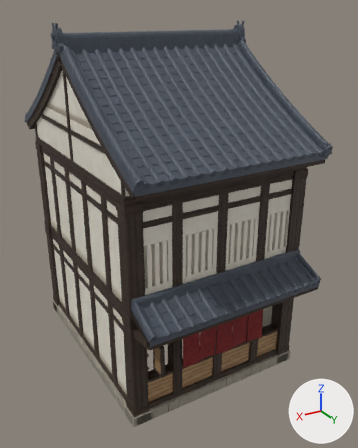
Before and after pictures for a commit that changed the FBX model assets/Phase1/Buildings/HO_Bldg_Machiya_C.fbx.
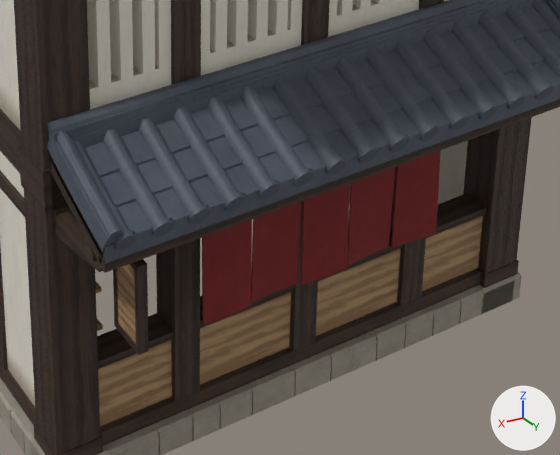
Old and new are each drawn whole from a camera (50 mm lens) standing at (20.7, 37.7, 30.8) and looking at (-0.9, 1.6, 12.8) and again close up on the part from 32% to 85% of the width and 58% to 92% of the height. Arrows for +X, +Y and +Z are at lower right; the lights stay in place. The last two pictures show the newer version. Where no turn or scale is listed for an object, it has been applied to the vertices. Vertices at exactly the same position are counted once.

The first close-up shows 'HO_Bldg_Machiya_C_Front', 'HO_Bldg_Machiya_C_Interior', 'HO_Bldg_Machiya_C_SignFace', 'HO_Bldg_Machiya_C_Structure'.
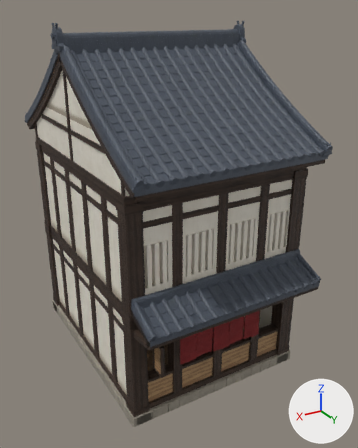
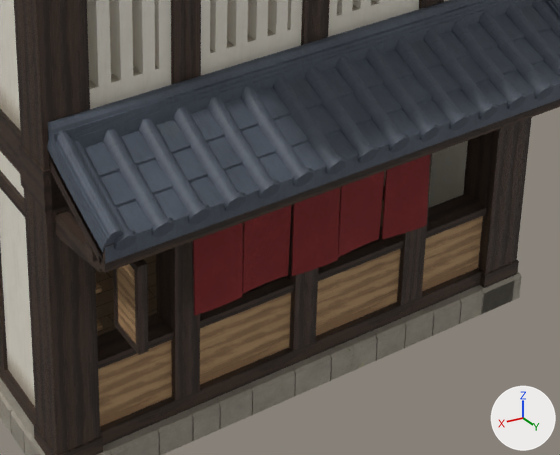
The newer file is also turned or shifted as a whole; pictures and numbers use the older file's frame.

Changed parts and their boxes (x1, y1, x2, y2) in the close-ups (560 x 455 px; the box of a moved part takes in the faces that stretch with it):
```json
{"object": "HO_Bldg_Machiya_C_Interior", "change": "reshaped", "before": [95, 280, 103, 331], "after": [95, 187, 384, 336], "on screen": "mostly hidden"}
{"part": 1, "of": "me_ho_bldg_machiya_c_front", "change": "moved or reshaped", "before": [202, 150, 441, 325], "after": [193, 154, 430, 315]}
{"part": 2, "of": "me_ho_bldg_machiya_c_interior", "change": "built on", "after": [95, 187, 384, 336], "on screen": "mostly hidden"}
```

Edits to the scene script, one JSON object a line:
```json
{"op": "add", "block": "img_ho_t_earth_packed_roughness_png", "code": ["img_ho_t_earth_packed_roughness_png = load_image('HO_T_Earth_Packed_Roughness.png', '../../../textures/Earth_Packed/HO_T_Earth_Packed_Roughness.png', 1024, 1024, 'Non-Color')"]}
{"op": "add", "block": "img_ho_t_earth_packed_color_png", "code": ["img_ho_t_earth_packed_color_png = load_image('HO_T_Earth_Packed_Color.png', '../../../textures/Earth_Packed/HO_T_Earth_Packed_Color.png', 1024, 1024, 'sRGB')"]}
{"op": "add", "block": "img_ho_t_earth_packed_metalness_png", "code": ["img_ho_t_earth_packed_metalness_png = load_image('HO_T_Earth_Packed_Metalness.png', '../../../textures/Earth_Packed/HO_T_Earth_Packed_Metalness.png', 1024, 1024, 'Non-Color')"]}
{"op": "add", "block": "mat_ho_m_earth_packed", "code": ["mat_ho_m_earth_packed = bpy.data.materials.new('HO_M_Earth_Packed')", "# uses the picture img_ho_t_earth_packed_color_png", "# uses the picture img_ho_t_earth_packed_metalness_png", "# uses the picture img_ho_t_earth_packed_roughness_png"]}
{"block": "me_ho_bldg_machiya_c_interior", "where": "# used by ob_ho_bldg_machiya_c_interior; location = (0.0, 0.0, 0.0)"}
{"op": "remove", "block": "me_ho_bldg_machiya_c_interior", "code": "me_ho_bldg_machiya_c_interior.from_pydata(...)  # 1366 vertices, 1055 faces; spans x -7.0..7.0, y -9.4..8.6, z 1.0..10.0"}
{"op": "add", "block": "me_ho_bldg_machiya_c_interior", "code": "me_ho_bldg_machiya_c_interior.from_pydata(...)  # 1398 vertices, 1082 faces; spans x -7.0..7.0, y -9.4..8.6, z 0.0..10.0"}
{"block": "me_ho_bldg_machiya_c_interior", "change": "me_ho_bldg_machiya_c_interior part 2"}
{"block": "me_ho_bldg_machiya_c_interior", "change": "12 faces are deleted"}
{"block": "me_ho_bldg_machiya_c_interior", "change": "16 vertices are added at x -7.0..7.0, y -9.4..8.6, z 0.0..2.6"}
{"block": "me_ho_bldg_machiya_c_interior", "change": "5 new faces join them, mat_ho_m_earth_packed"}
{"block": "me_ho_bldg_machiya_c_interior", "change": "5 new faces join them, mat_ho_m_timber_dark"}
{"block": "me_ho_bldg_machiya_c_interior", "change": "5 new faces join them, mat_ho_m_wood_planks"}
{"block": "me_ho_bldg_machiya_c_interior", "change": "12 new faces join them, mat_ho_m_timber_light"}
{"block": "me_ho_bldg_machiya_c_interior", "change": "other edits to the shape of me_ho_bldg_machiya_c_interior do not show in these pictures"}
{"op": "add", "block": "me_ho_bldg_machiya_c_interior", "code": "me_ho_bldg_machiya_c_interior.materials.append(mat_ho_m_stone_granite)"}
{"op": "add", "block": "me_ho_bldg_machiya_c_interior", "code": "me_ho_bldg_machiya_c_interior.materials.append(mat_ho_m_earth_packed)"}
{"block": "me_ho_bldg_machiya_c_front", "where": "# used by ob_ho_bldg_machiya_c_front; location = (0.0, 0.0, 0.0)"}
{"op": "remove", "block": "me_ho_bldg_machiya_c_front", "code": "me_ho_bldg_machiya_c_front.from_pydata(...)  # 1870 vertices, 1525 faces; spans x -8.0..8.0, y 9.3..12.8, z 4.6..11.8"}
{"op": "add", "block": "me_ho_bldg_machiya_c_front", "code": "me_ho_bldg_machiya_c_front.from_pydata(...)  # 1902 vertices, 1549 faces; spans x -8.0..8.0, y 9.3..12.8, z 4.6..11.8"}
{"block": "me_ho_bldg_machiya_c_front", "change": "me_ho_bldg_machiya_c_front part 1: 444 vertices moved from x -4.2..4.2, y 10.2..10.5, z 4.6..8.0 to x -4.2..4.2, y 9.8..10.0, z 4.6..8.0"}
{"block": "me_ho_bldg_machiya_c_front", "change": "other edits to the shape of me_ho_bldg_machiya_c_front do not show in these pictures"}
```
